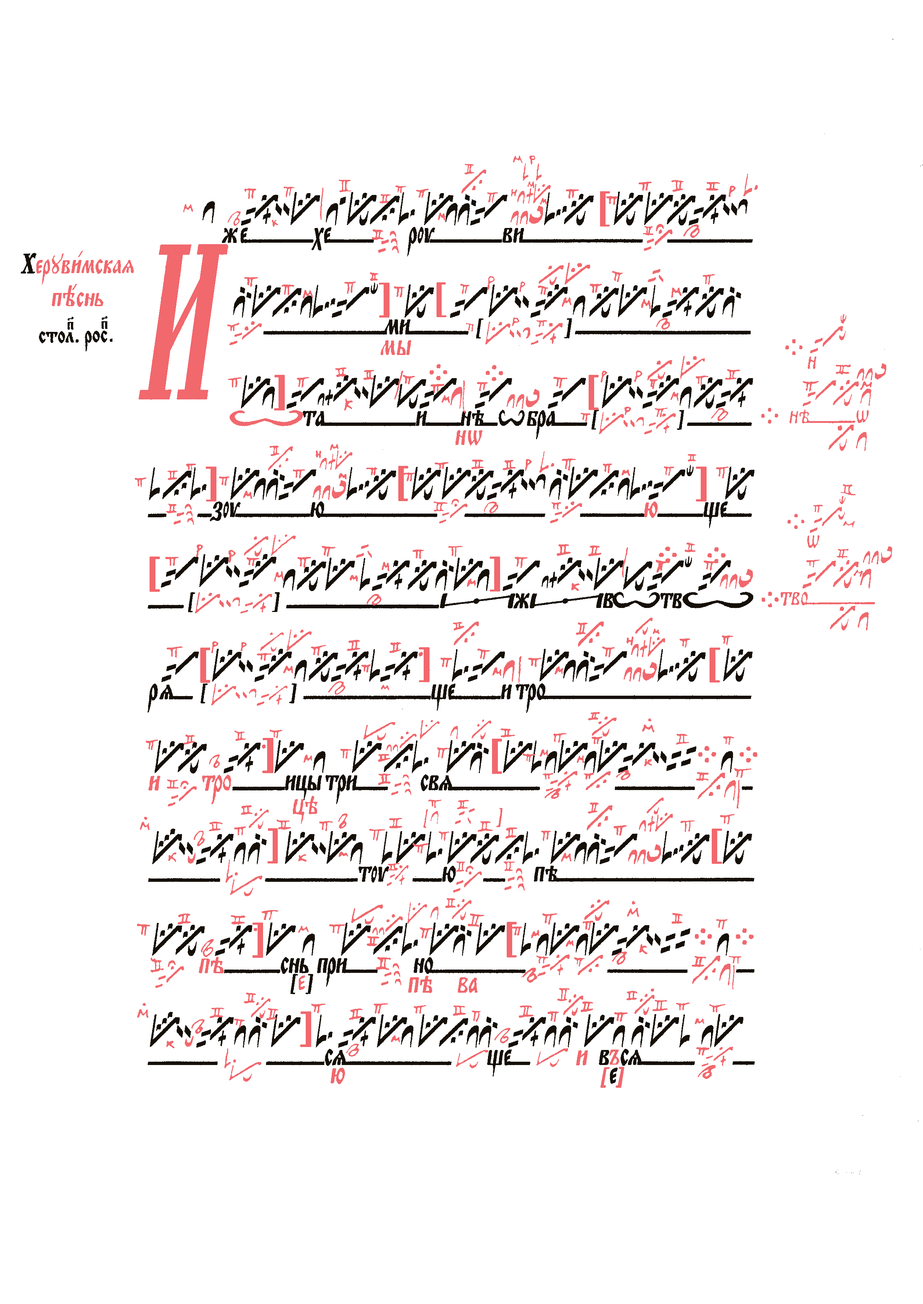
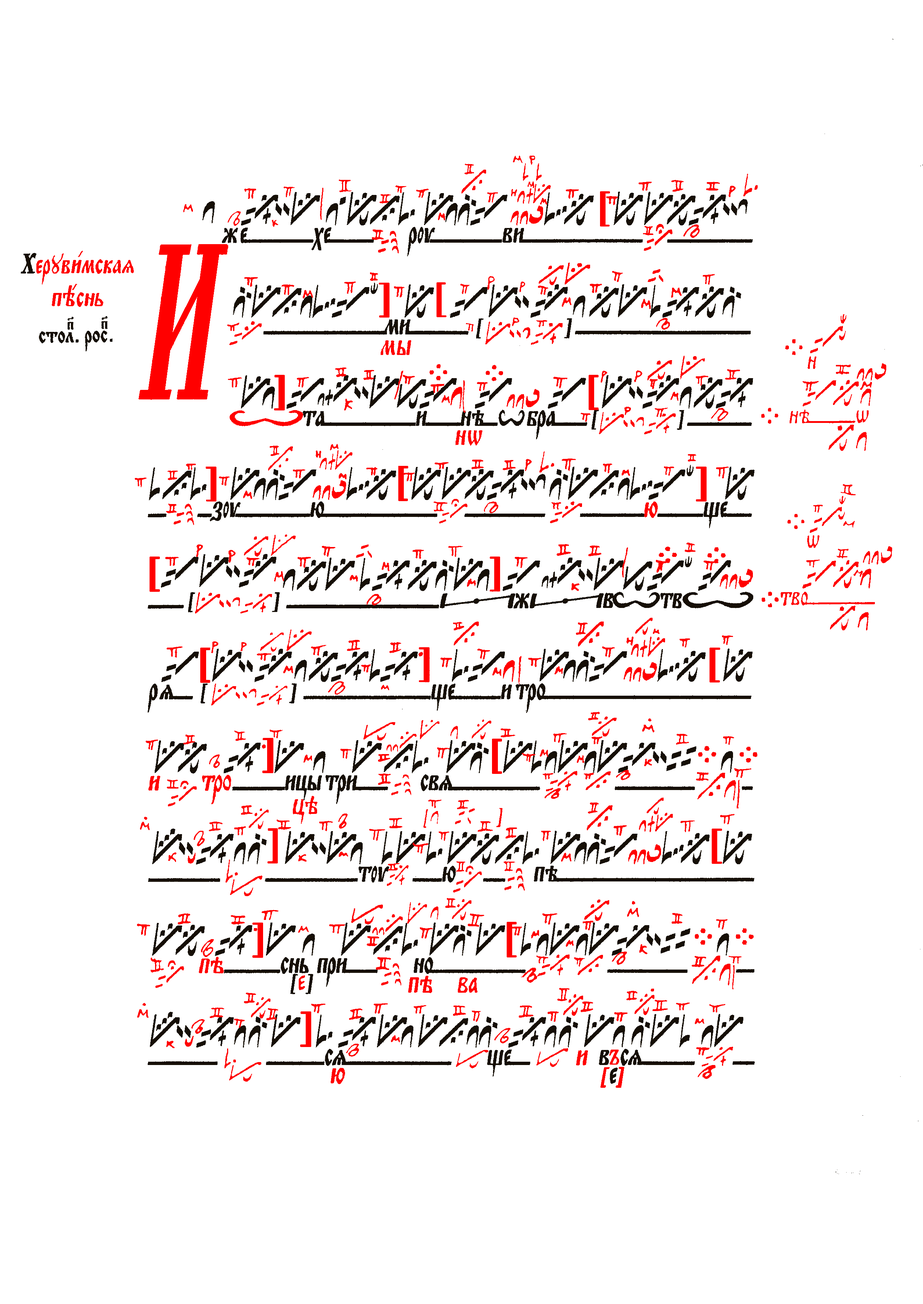
Before/after of a 923px x 1304px layered artwork. What changed in the layer stack:
renamed "Киноварь" to "Червила", painted on it over [36, 155, 892, 1089]
painted on "Чернила" over [36, 155, 892, 1089]
